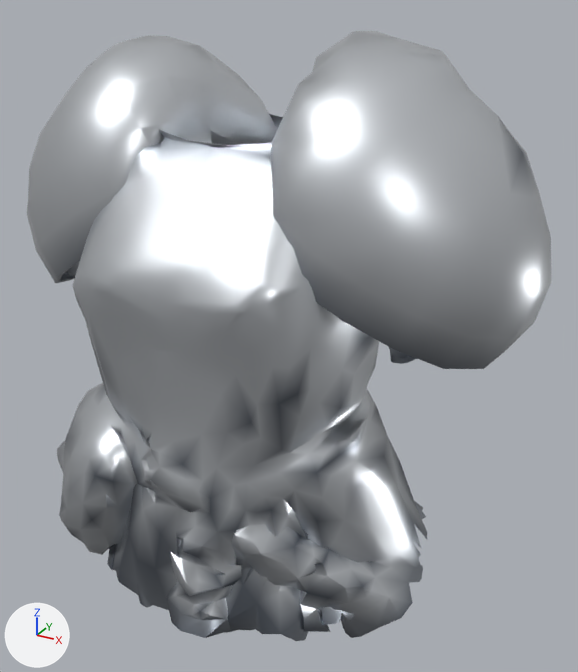
The glTF model assets_src/armor/aydor_1/heavy_a_chest.glb: old version first, new version second.
Both versions are drawn from a camera (50 mm lens) standing at (0.461, -0.742, 1.577) and looking at (0.05, 0.005, 1.204). The lights are fixed; the arrows at lower left show +X, +Y and +Z. The picture after the commit comes second. Vertices at exactly the same position are counted once.

Names of what the first picture shows: 'heavy_a_chest'.
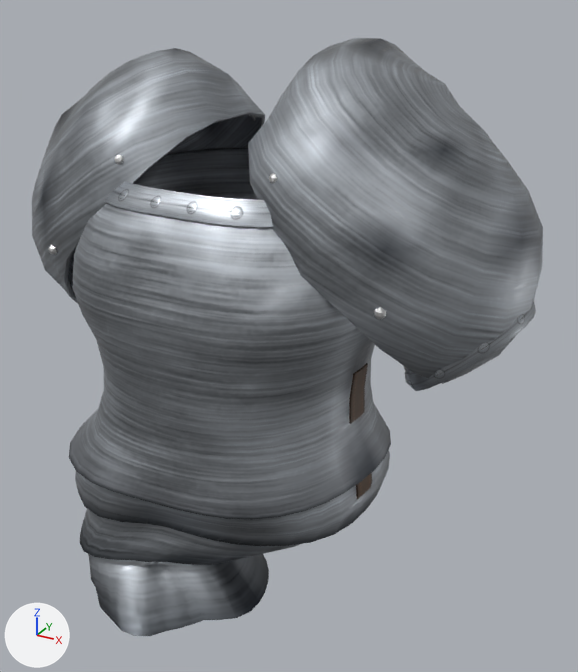
Diff of the bpy script that builds the scene:
```diff
--- a/assets_src/armor/aydor_1/heavy_a_chest.glb.py
+++ b/assets_src/armor/aydor_1/heavy_a_chest.glb.py
@@ mat_trim @@
+mat_trim = bpy.data.materials.new('trim')
+# uses the picture img_trim_c_png
+# uses the picture img_trim_n_png
+# uses the picture img_trim_orm_png
@@ mat_iron @@
+mat_iron = bpy.data.materials.new('iron')
+mat_iron.use_nodes = True; mat_iron.node_tree.nodes.clear()
+_N = mat_iron.node_tree.nodes; _L = mat_iron.node_tree.links
+n0 = _N.new('ShaderNodeBsdfPrincipled'); n0.name = 'Principled BSDF'
+n0.inputs[1].default_value = 1.0  # 'Metallic'
+n0.inputs[2].default_value = 0.48  # 'Roughness'
+n1 = _N.new('ShaderNodeOutputMaterial'); n1.name = 'Material Output'
+n2 = _N.new('ShaderNodeVertexColor'); n2.name = 'Color Attribute'
+_L.new(n0.outputs[0], n1.inputs[0])  # 'BSDF' to 'Surface'
+_L.new(n2.outputs[0], n0.inputs[0])  # 'Color' to 'Base Color'
@@ mat_steel @@
+mat_steel = bpy.data.materials.new('steel')
+# uses the picture img_steel_c_png
+# uses the picture img_steel_n_png
+# uses the picture img_steel_orm_png
@@ mat_strap @@
+mat_strap = bpy.data.materials.new('strap')
+# uses the picture img_strap_c_png
+# uses the picture img_strap_n_png
+# uses the picture img_strap_orm_png
@@ me_heavy_a_chest @@
-me_heavy_a_chest.from_pydata(...)  # 2115 vertices, 3799 faces; spans x -0.325..0.324, y -0.206..0.188, z 0.894..1.533
-me_heavy_a_chest.materials.append(mat_metal)
+me_heavy_a_chest.from_pydata(...)  # 2370 vertices, 4208 faces; spans x -0.316..0.316, y -0.224..0.188, z 0.904..1.526
+# me_heavy_a_chest part 1: the loose piece of 1793 vertices spanning x -0.303..0.3, y -0.206..0.176, z 0.894..1.447 is rebuilt with 874 vertices and now spans x -0.189..0.176, y -0.224..0.165, z 0.911..1.388, in mat_steel
+# me_heavy_a_chest part 2: the loose piece of 161 vertices spanning x 0.01..0.324, y -0.119..0.188, z 1.214..1.533 is rebuilt with 199 vertices and now spans x 0.02..0.316, y -0.121..0.188, z 1.188..1.526, in mat_steel
+# me_heavy_a_chest part 3: the loose piece of 161 vertices spanning x -0.325..-0.02, y -0.118..0.158, z 1.212..1.524 is rebuilt with 199 vertices and now spans x -0.316..-0.036, y -0.123..0.154, z 1.187..1.511, in mat_steel
+# me_heavy_a_chest part 4: 884 vertices added at x -0.315..0.315, y -0.132..0.172, z 1.145..1.461
+# me_heavy_a_chest part 5: 17 vertices added at x 0.16..0.17, y -0.051..-0.015, z 1.026..1.083
+# other edits to the shape of me_heavy_a_chest do not show in these pictures
+me_heavy_a_chest.materials.append(mat_iron)
+me_heavy_a_chest.materials.append(mat_steel)
+me_heavy_a_chest.materials.append(mat_strap)
+me_heavy_a_chest.materials.append(mat_trim)
```

Where the change shows, as pixel boxes (x1, y1, x2, y2) in the pictures (578 x 672 px):
'heavy_a_chest', reshaped
    before: (27, 31, 552, 641)
    after: (32, 38, 543, 636)
part 1 of me_heavy_a_chest, rebuilt
    before: (57, 114, 428, 641)
    after: (69, 151, 391, 636)
part 2 of me_heavy_a_chest, rebuilt
    before: (270, 31, 552, 369)
    after: (248, 38, 543, 384)
part 3 of me_heavy_a_chest, rebuilt (7% narrower)
    before: (27, 35, 277, 283)
    after: (32, 48, 265, 299)
part 4 of me_heavy_a_chest, added (mostly hidden)
    after: (48, 115, 536, 424)
part 5 of me_heavy_a_chest, added (mostly hidden)
    after: (356, 473, 372, 499)
